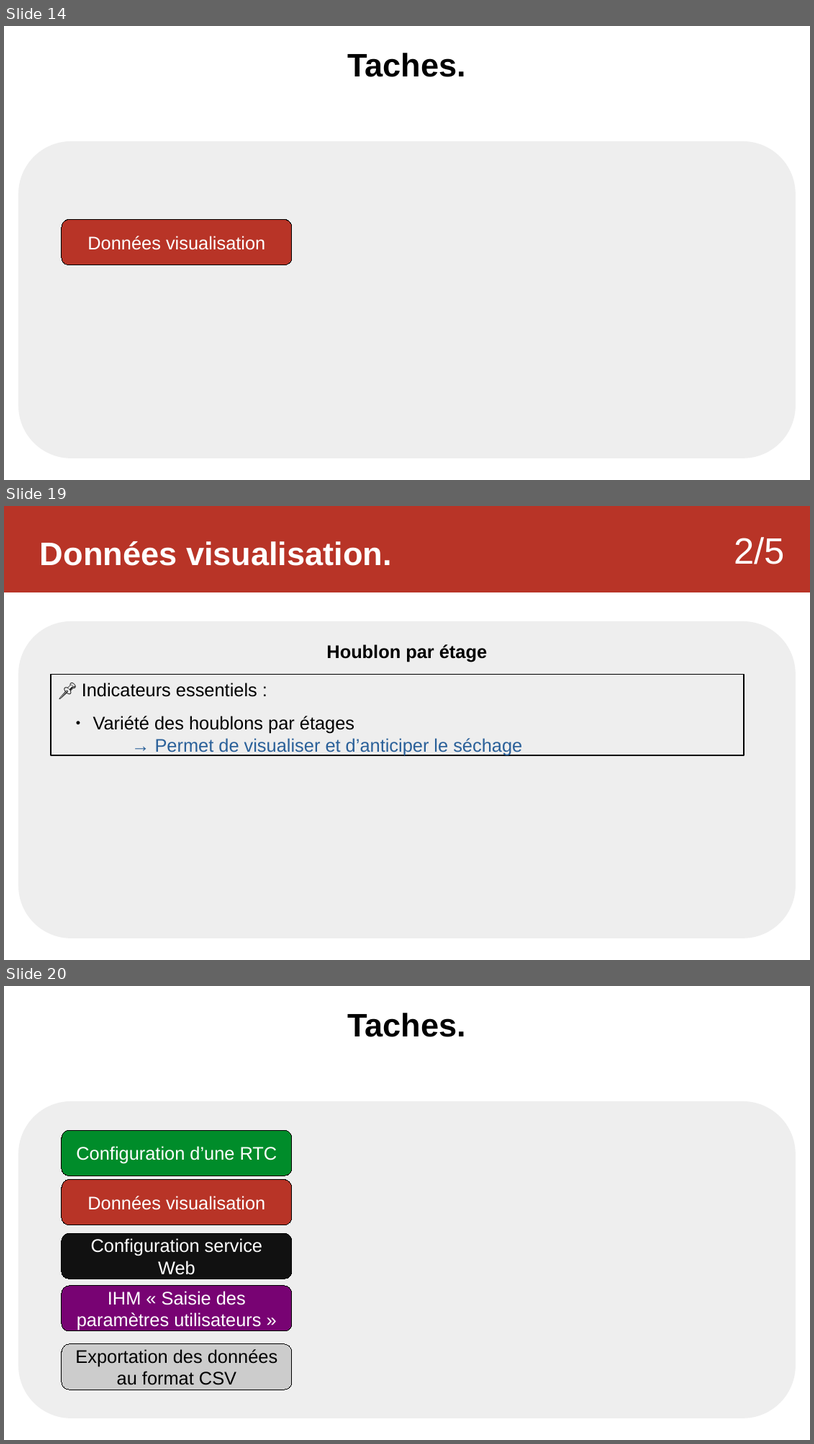
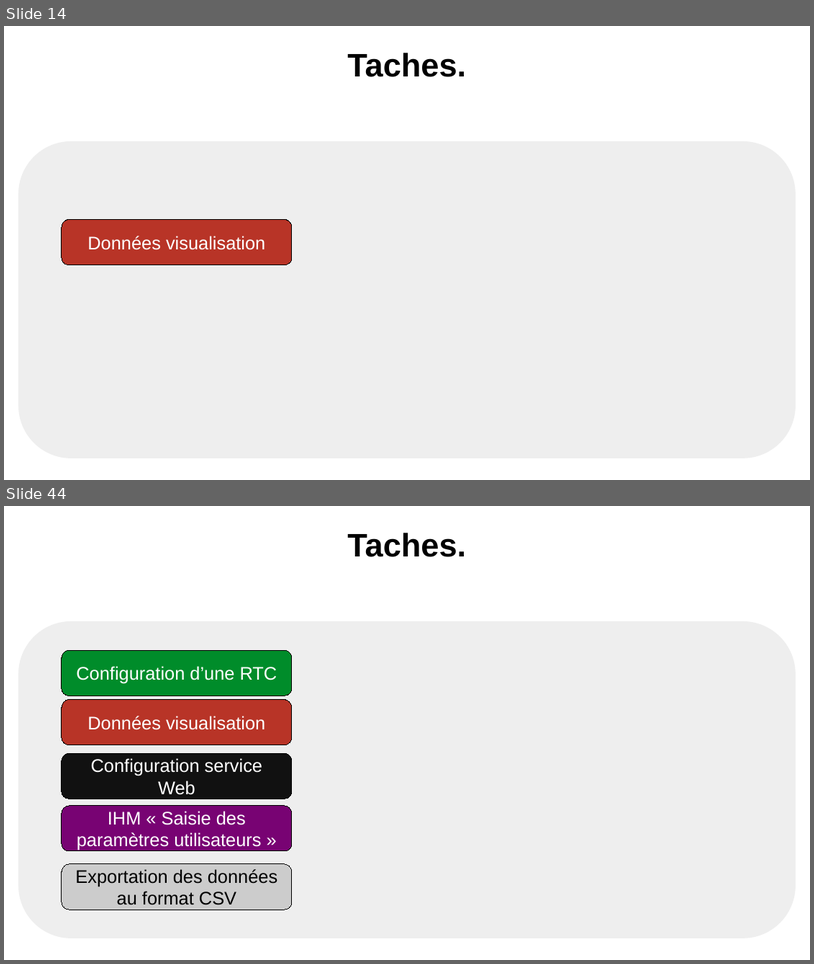
Before and after one commit to Sauvage89/sechoir-houblon, a slide deck: doc/diaporama/revu2/revu2_sauvage.odp. Shown one above the other, each under a label of ours: slides 14, 19 and 20 before the commit, slides 14 and 44 after it; the slides between them are not shown. The pictures are 814x1444 and 814x964 pixels, drawn with LibreOffice and Linux fonts; fonts in the diff are those of the drawing. Boxes give left, top, right and bottom in pixels: in the first picture for what was removed or moved away, otherwise in the second. Text is boxed around its words. In the diff, an @@ line names an element or a change of style, - is before the commit and + after.

```diff
--- a/doc/diaporama/revu2/revu2_sauvage.odp
+++ b/doc/diaporama/revu2/revu2_sauvage.odp
@@ slide 19 removed at (4, 506, 810, 960), background #FFFFFF @@
@@ rectangle removed at (4, 506, 810, 592) @@
@@ text removed at (40, 541, 392, 566) @@
-Données visualisation.
@@ text removed at (735, 537, 786, 564) @@
-2/5
@@ rounded rectangle removed at (18, 621, 797, 938) @@
-Houblon par étage
@@ rectangle removed at (51, 674, 745, 756) @@
-📌 Indicateurs essentiels :
-  ● Variété des houblons par étages
-→ Permet de visualiser et d’anticiper le séchage
@@ what was slide 20 is now slide 44 @@
```
Also in this commit, not shown: 5 slides changed, 16 slides added, 5 other slides removed.
